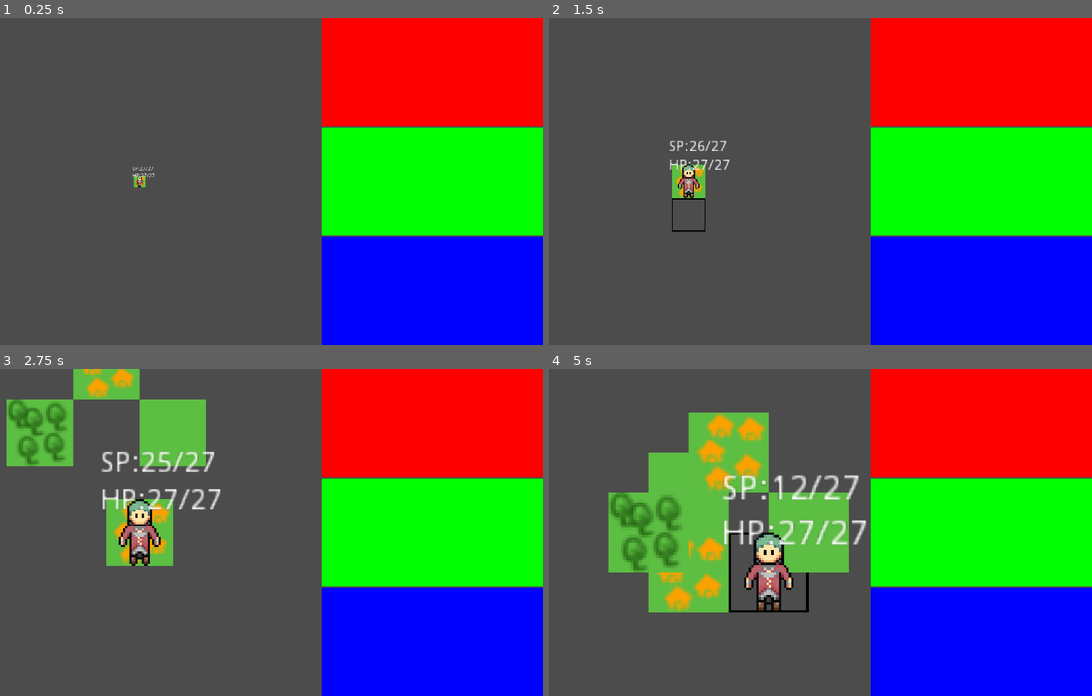
Above: before the commit, frames 1-4 (two rows, left to right).
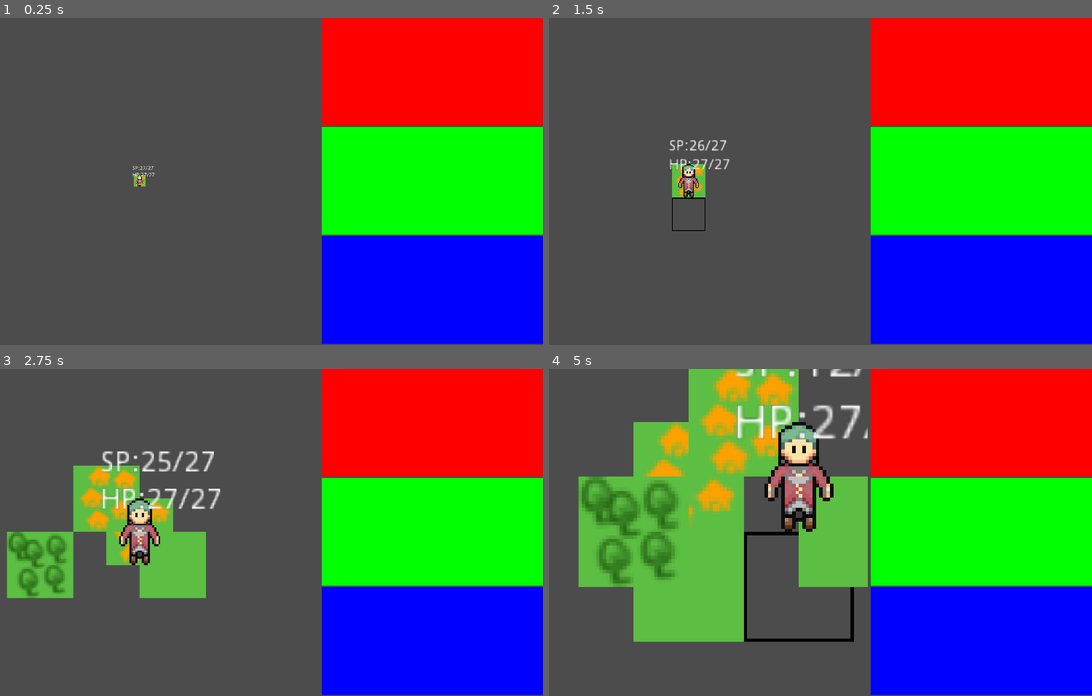
Above: after the commit, the same moments.

Repository: LLBlumire/ldjam46
Game: Godot game, scene res://src/OverviewUI/OverviewUI.tscn
The game is run twice, just before and just after one commit, with the same random seed, the same clock (stepped at 60 frames per second) and the same inputs.
Inputs (mouse positions are in pixels of both pictures, inside the frame that each line leads up to; where the layout moved, square brackets give the same spot in the first picture):
- Up to frame 1 (0.25 s): no input
- Up to frame 2 (1.5 s): move the mouse to (929, 165) at 0.52 s; tap Space (ui_select) at 0.77 s; move the mouse to (684, 197) at 1.27 s
- Up to frame 3 (2.75 s): tap Space (ui_select) at 1.52 s; click (114, 509) at 2.02 s
- Up to frame 4 (5 s): click (722, 565) [722, 434] at 2.75 s; move the mouse to (858, 460) at 3.52 s; move the mouse to (771, 597) at 4.27 s; tap Space (ui_select) at 4.52 s

The runs differ from the first frame. In frame 1, 0.7% of the frame differs, in the area x 24-100%, y 32-100%; in frame 2, 1.0%; in frame 3, 14%; in frame 4, 24%, in the area x 5-100%, y 0-100%.

Commit message:
Random names for each tile

Diff:
--- a/src/OverviewUI/OverviewUI.tscn
+++ b/src/OverviewUI/OverviewUI.tscn
@@ -6,8 +6,12 @@
 [node name="OverviewUI" type="Node2D"]
 
 [node name="SplitScreen" type="HBoxContainer" parent="."]
+anchor_right = 1.0
+anchor_bottom = 1.0
 margin_right = 1920.0
-margin_bottom = 1080.0
+margin_bottom = 1076.0
+grow_horizontal = 0
+grow_vertical = 2
 custom_constants/separation = 10
 alignment = 1
 __meta__ = {
@@ -16,13 +20,13 @@
 
 [node name="ViewportContainer" type="ViewportContainer" parent="SplitScreen"]
 margin_right = 1180.0
-margin_bottom = 1080.0
+margin_bottom = 1076.0
 size_flags_horizontal = 3
 size_flags_stretch_ratio = 1.62
 stretch = true
 
 [node name="Viewport" type="Viewport" parent="SplitScreen/ViewportContainer"]
-size = Vector2( 1180, 1080 )
+size = Vector2( 1180, 1076 )
 handle_input_locally = false
 render_target_update_mode = 3
 
@@ -37,28 +41,28 @@
 [node name="VBoxContainer" type="VBoxContainer" parent="SplitScreen"]
 margin_left = 1190.0
 margin_right = 1920.0
-margin_bottom = 1080.0
+margin_bottom = 1076.0
 size_flags_horizontal = 3
 
 [node name="ColorRect" type="ColorRect" parent="SplitScreen/VBoxContainer"]
 margin_right = 730.0
-margin_bottom = 357.0
+margin_bottom = 356.0
 size_flags_horizontal = 3
 size_flags_vertical = 3
 color = Color( 1, 0, 0, 1 )
 
 [node name="ColorRect2" type="ColorRect" parent="SplitScreen/VBoxContainer"]
-margin_top = 361.0
+margin_top = 360.0
 margin_right = 730.0
-margin_bottom = 718.0
+margin_bottom = 716.0
 size_flags_horizontal = 3
 size_flags_vertical = 3
 color = Color( 0, 1, 0, 1 )
 
 [node name="ColorRect3" type="ColorRect" parent="SplitScreen/VBoxContainer"]
-margin_top = 722.0
+margin_top = 720.0
 margin_right = 730.0
-margin_bottom = 1080.0
+margin_bottom = 1076.0
 size_flags_horizontal = 3
 size_flags_vertical = 3
 color = Color( 0, 0, 1, 1 )
--- a/src/WorldMap/WorldMap.gd
+++ b/src/WorldMap/WorldMap.gd
@@ -3,7 +3,838 @@
 
 signal tile_clicked
 
-const SELECTED: int = 0
+const SELECTED : int = 0
+const CLEAR : int = -1
+const TOWN : int = 0
+const FARMLAND : int = 1
+const GRASSLAND : int = 2
+const WOODS : int = 3
+const HILLS : int = 4
+const SWAMP : int = 5
+const MOUNTAIN : int = 6
+const DESERT : int = 7
+const JUNGLE : int = 8
+const ALPINE : int = 9
+const ARCTIC : int = 10
+const OCEAN : int = 11
+const NAMES = {
+	TOWN: [
+		"Ravenvault",
+		"Kilband",
+		"Chillbell",
+		"Clearvault",
+		"Greenpond",
+		"Bearvale",
+		"Lagoonwater",
+		"Westdrift",
+		"Bearburn",
+		"Bridgewharf",
+		"Glimmerhold",
+		"Stillbreak",
+		"Grimdenn",
+		"Froststrand",
+		"Duskbreach",
+		"Oxband",
+		"Wildeport",
+		"Littlefront",
+		"Lastspire",
+		"Basinwind",
+		"Stagdenn",
+		"Eboncoast",
+		"Falsewind",
+		"Littlefell",
+		"Saltburn",
+		"Stagstorm",
+		"Tradepond",
+		"Rosehelm",
+		"Hollowwall",
+		"Lagoonfalls",
+		"Lakevein",
+		"Basinview",
+		"Staghaven",
+		"Steelham",
+		"Barewatch",
+		"Whalevault",
+		"Fallside",
+		"Ambercoast",
+		"Goldmouth",
+		"Stonewind",
+		"Windhill",
+		"Thorndrift",
+		"Springgarde",
+		"Falsegrove",
+		"Angelmore",
+		"Honeyband",
+		"Basinwall",
+		"Pinespell",
+		"Steephollow",
+		"Ravenbourne",
+		"Boneshell",
+		"Scorchvale",
+		"Kilfield",
+		"Deerhand",
+		"Northwatch",
+		"Slygulf",
+		"Edgebell",
+		"Whitrun",
+		"Goldport",
+		"Pineshell",
+		"Blackborough",
+		"Lakecliff",
+		"Houndhallow",
+		"Muteward",
+		"Ghoststall",
+		"Coldwell",
+		"Goldham",
+		"Grimpass",
+		"Crowguard",
+		"Goldwater",
+		"Staghollow",
+		"Silentforest",
+		"Hazelgrove",
+		"Madholde",
+		"Stoneband",
+		"Heartham",
+		"Scorchstall",
+		"Oldwallow",
+		"Nevergulf",
+		"Brittlepoint",
+		"Mosshaven",
+		"Swiftyard",
+		"Mutedale",
+		"Blackguard",
+		"Flamefalls",
+		"Claystar",
+		"Mighthorn",
+		"Mistfrost",
+		"Silkhold",
+		"Ghostborn",
+		"Smallshell",
+		"Littlepoint",
+		"Bronzespell",
+		"Cliffmouth",
+		"Neverhallow",
+		"Lagoontown",
+		"Cursebell",
+		"Lakecall",
+		"Cliffcoast",
+		"Boulderpoint"
+	],
+	FARMLAND: [
+		"Chicken Egg Pastures",
+		"Green Meadows Fields",
+		"Jolly Green Lands",
+		"Dogwood Farm",
+		"Grand Mountain Fields",
+		"Furball Lands",
+		"Pegasus Meadow",
+		"Blueberry Basket Meadow",
+		"Freedom Gardens",
+		"Big Bear Ranch",
+		"Lock, Stock & Barrel Farmstead",
+		"Bull's Eye Farm",
+		"Mountain Ridge Estate",
+		"Pumpkin Patch Gardens",
+		"Wildflower Farmstead",
+		"Starwood Acres",
+		"Mountainridge Lands",
+		"Mountain Ridge Range",
+		"Dragon Hill Meadow",
+		"Dragontooth Pastures",
+		"Meadowbrooke Gardens",
+		"Rise and Shine Lands",
+		"Ravenwood Fields",
+		"Sleepy Hollow Fields",
+		"Talking Tree Gardens",
+		"Rooster Vineyard",
+		"Happy Range",
+		"Gold Mine Estate",
+		"Hazelwood Lands",
+		"High Hill Ranch",
+		"Borealis Lands",
+		"Green River Farm",
+		"Black Oak Ranch",
+		"Day Break Farms",
+		"Prairie Hills Farm",
+		"Bear Creek Lands",
+		"Furball Pastures",
+		"Red Dog Farms",
+		"Pine Springs Lands",
+		"Tall Oaks Fields",
+		"Big Bear Acres",
+		"Little Acorn Farm",
+		"Shooting Star Range",
+		"Riverview Fields",
+		"Green Haven Farm",
+		"New Spring Vineyard",
+		"Honey Comb Gardens",
+		"Black Dog Fields",
+		"Chestnut Grove Farms",
+		"Lucky Lands",
+		"Riverview Vineyard",
+		"Roadrunner Nursery",
+		"Dragon Hill Vineyard",
+		"Bird's Nest Orchard",
+		"Whitewater Estate",
+		"Canyon Crossing Nursery",
+		"Rosebush Pastures",
+		"Meadowgrove Pastures",
+		"Pine Estate",
+		"Mossy Oak Grange",
+		"Rock Bottom Fields",
+		"Silverbell Vineyard",
+		"Rooster Grange",
+		"Black Hawk Acres",
+		"Elysian Fields",
+		"Crown Meadow Ranch",
+		"Borealis Nursery",
+		"Flying Pig Grange",
+		"Green Meadows Orchard",
+		"Little Wolf Gardens",
+		"Lucky Farm",
+		"New Dawn Gardens",
+		"Green River Farm",
+		"Sunset Grange",
+		"Meadowbrooke Acres",
+		"Moonlight Orchard",
+		"Meadowbrooke Ranch",
+		"Straight Arrow Vineyard",
+		"Roadrunner Nursery",
+		"Thistleberry Ranch",
+		"Furball Acres",
+		"Rolling Oak Estate",
+		"Pine Valley Meadow",
+		"Goose Feather Pastures",
+		"Spring Fountain Pastures",
+		"Moonlight Gardens",
+		"Hidden Creek Fields",
+		"Burning Sands Grange",
+		"Silverbell Pastures",
+		"End of the World Ranch",
+		"Phoenix Ranch",
+		"Lone Oak Gardens",
+		"White Willow Acres",
+		"Prairie Hills Nursery",
+		"Evergreen Range",
+		"Rolling Hills Range",
+		"Moonlight Grange",
+		"Big Oak Gardens",
+		"Cherry Blossom Ranch",
+		"Berry Crest Estate"
+	],
+	GRASSLAND: [
+		"Banded Ant Gardens",
+		"Cloud Jackal Valley",
+		"Laughing Caterpillar Grassland",
+		"Striped Buffalo Gardens",
+		"Glorious Pastures",
+		"Precious Territory",
+		"Detailed Plateau",
+		"Trotois Prairie",
+		"Cliffland Grassland",
+		"Wallinet Expanse",
+		"Northern Frog Steppe",
+		"Dotted Rat Grasslands",
+		"Grand Ant Gardens",
+		"Grassland Crane Plains",
+		"Enchanted Territory",
+		"Magnificent Grassland",
+		"Deep Pastures",
+		"Repencroft Territory",
+		"Oakpids Plateau",
+		"Irrishall Terrain",
+		"Striped Mouse Gardens",
+		"Pacific Crane Plateau",
+		"Maned Bee Terrain",
+		"Ivory Crow Plains",
+		"Luscious Steppe",
+		"Heavenly Steppe",
+		"Windy Range",
+		"Deadville Plains",
+		"Readwick Steppe",
+		"Causasend Territory",
+		"Short-Tailed Ladybug Range",
+		"Prairie Ladybug Territory",
+		"Spotted Bee Meadow",
+		"Noble Gazelle Pastures",
+		"Private Plains",
+		"Mighty Fields",
+		"Simple Valley",
+		"Lamarath Plateau",
+		"Hflisle Territory",
+		"Ogegue Gardens",
+		"Masked Cougar Territory",
+		"Cloud Bear Expanse",
+		"Ebony Eagle Gardens",
+		"Black Warthog Grasslands",
+		"Wandering Savanna",
+		"Whispering Gardens",
+		"Windy Savanna",
+		"Wrentburg Valley",
+		"Nottingboro Plains",
+		"Keelmeuse Gardens",
+		"Eastern Cougar Terrain",
+		"Brown Buzzard Expanse",
+		"Northern Elephant Grassland",
+		"Pacific Groundhog Plains",
+		"Young Range",
+		"Lively Plateau",
+		"Marvelous Gardens",
+		"Waburns Grasslands",
+		"Turlis Plains",
+		"Davelbo Steppe",
+		"Mountain Bison Pastures",
+		"Northern Buzzard Valley",
+		"Black Badger Grasslands",
+		"Banded Baboon Steppe",
+		"Awesome Meadow",
+		"Scattered Gardens",
+		"Young Territory",
+		"Burhead Pastures",
+		"Pascola Steppe",
+		"Lamnan Gardens",
+		"Grass Rhino Grassland",
+		"Imperial Dingo Plateau",
+		"Maned Bison Gardens",
+		"Short-Tailed Lion Pastures",
+		"Deserted Savanna",
+		"Glistening Territory",
+		"Young Pastures",
+		"Chilmont Gardens",
+		"Rowrich Territory",
+		"Dupartane Terrain",
+		"Imperial Frog Prairie",
+		"Western Butterfly Plateau",
+		"Ebony Anaconda Valley",
+		"Speckled Fox Pastures",
+		"Rainy Prairie",
+		"Whispering Grassland",
+		"Glorious Grassland",
+		"Portdows Grassland",
+		"Witfell Fields",
+		"Millcroft Plateau",
+		"Laughing Bird Pastures",
+		"Taiga Chipmunk Steppe",
+		"Southern Lion Steppe",
+		"Giant Rhino Range",
+		"Misty Grasslands",
+		"Unknown Terrain",
+		"Gigantic Valley",
+		"Norpar Plains",
+		"Southshire Range",
+		"Emsmere Grasslands"
+	],
+	WOODS: [
+		"Spectacular Spruce Wilds",
+		"Rare Hazelnut Woodland",
+		"Groovy Wood",
+		"Lively Thicket",
+		"Royal Gazelle Forest",
+		"Brown Okapi Covert",
+		"Northgeo Grove",
+		"Maidmis Woodland",
+		"Baincaster Woods",
+		"Stratdows Forest",
+		"Light Mount Woodland",
+		"Brass Chestnut Woodland",
+		"Colossal Covert",
+		"Lonely Forest",
+		"Pygmy Leopard Timberland",
+		"Laughing Alligator Forest",
+		"Cottlenet Woods",
+		"Flemborough Grove",
+		"Hamram Timberland",
+		"Gaulborg Forest",
+		"Teeny Birch Wilds",
+		"Waiting Tupelo Covert",
+		"Whimsical Timberland",
+		"Enchanted Wood",
+		"Wild Spider Forest",
+		"Brown Crab Timberland",
+		"Votshaw Forest",
+		"Mayden Woodland",
+		"Turborg Forest",
+		"Horsgeo Forest",
+		"Awesome Harlequin Covert",
+		"Regular Harlequin Thicket",
+		"Dramatic Forest",
+		"Dramatic Woods",
+		"Wild Tiger Woodland",
+		"Speckled Panther Wood",
+		"Barringtrie Woodland",
+		"Nicocour Wood",
+		"Coatigus Covert",
+		"Forlants Wood",
+		"Whispering Elderberry Thicket",
+		"Naive Blackberry Woods",
+		"Spiritual Woodland",
+		"Shadow Covert",
+		"Speckled Pygmy Owl Wilds",
+		"Lesser Leopard Wood",
+		"Cochly Grove",
+		"Ingerlinet Timberland",
+		"Argeo Timberland",
+		"Cumbersevain Woods",
+		"Quiet Silverbell Forest",
+		"Foolish Hazelnut Wood",
+		"Jagged Wood",
+		"Pleasant Timberland",
+		"Lesser Fox Timberland",
+		"Royal Frog Forest",
+		"Hartisle Forest",
+		"Lumney Grove",
+		"Autumnborough Forest",
+		"Shauriden Timberland",
+		"Enchanted Linden Woods",
+		"Beautiful Juniper Wood",
+		"Venomous Forest",
+		"Puny Woods",
+		"Speckled Warthog Woodland",
+		"Brown Bandicoot Timberland",
+		"Humbron Forest",
+		"Maychester Wilds",
+		"Parrlet Woods",
+		"Templethon Woodland",
+		"Unique Beech Timberland",
+		"False Maple Timberland",
+		"Tiny Woods",
+		"Marvelous Grove",
+		"White Sunbird Woodland",
+		"Common Bandicoot Covert",
+		"Poncam Covert",
+		"Newwe Woods",
+		"Buchpool Timberland",
+		"Chatfield Timberland",
+		"Wretched Stream Wood",
+		"Misty Hickory Wilds",
+		"Romantic Woodland",
+		"Lush Woodland",
+		"Maned Anteater Timberland",
+		"Pacific Jackal Forest",
+		"Middlebourg Wood",
+		"Trentona Covert",
+		"Readmond Thicket",
+		"Roscola Wilds",
+		"Terrific Birch Wood",
+		"Broad Elderberry Wilds",
+		"Abandoned Timberland",
+		"Faint Thicket",
+		"Savanna Deer Forest",
+		"Little Jaguar Woodland",
+		"Latchmack Woodland",
+		"Turhead Thicket",
+		"Temissons Wood",
+		"Boothvern Thicket"
+	],
+	SWAMP: [
+		"The Rippling Swamp",
+		"The Silent Glades",
+		"Perfumed Glades",
+		"Dying Polder",
+		"Vauxpawa Labyrinth",
+		"Bevercier Abyss",
+		"Roxborg Waters",
+		"The Basin of Deadpon",
+		"The Marsh of Canterher",
+		"The Mangrove of Clareston",
+		"The Pleasant Morass",
+		"The Rocking Abyss",
+		"Foaming Swamp",
+		"Boiling Bowels",
+		"Leecastle Quagmire",
+		"Bellemont Mangrove",
+		"Hasmiota Waters",
+		"The Quagmire of Mansomin",
+		"The Abyss of Grimrial",
+		"The Abyss of Cornmiota",
+		"The Charmed Bog",
+		"The Deepest Glades",
+		"Living Glades",
+		"Majestic Bowels",
+		"Brighsevain Cove",
+		"Fordfield Quag",
+		"Alberwood Mire",
+		"The Polder of Huntingston",
+		"The Mangrove of Burboia",
+		"The Wetlands of Hillan",
+		"The Dense Wetlands",
+		"The Slumbrous Mire",
+		"Tinted Glades",
+		"Tortoise Glades",
+		"Carboham Quag",
+		"Shelton Basin",
+		"Gallanworth Bog",
+		"The Basin of Corroy",
+		"The Glades of Minigan",
+		"The Cove of Jolris",
+		"The Treacherous Cove",
+		"The Infinite Abyss",
+		"Rough Bowels",
+		"Dread Marsh",
+		"Shiphead Glades",
+		"Raysonee Marsh",
+		"Smithstrie Glades",
+		"The Quag of Tuntrie",
+		"The Abyss of Flatby",
+		"The Mire of Rochwater",
+		"The Perfumed Slough",
+		"The Infinite Basin",
+		"Homeless Quagmire",
+		"Black Slough",
+		"Windsor Glades",
+		"Ambel Labyrinth",
+		"Radning Abyss",
+		"The Marsh of Kinibrook",
+		"The Cove of Arlingfield",
+		"The Bog of Itumouth",
+		"The Sparkling Basin",
+		"The Troubled Mangrove",
+		"Raging Slough",
+		"Soundless Waters",
+		"Malarthon Quag",
+		"Cowanline Morass",
+		"Yorkcola Quag",
+		"The Slough of Fairmar",
+		"The Basin of Nicoview",
+		"The Bog of Salistou",
+		"The Blue Labyrinth",
+		"The Arrowhead Quag",
+		"Lotus Slough",
+		"Glistening Wetlands",
+		"Broscam Bog",
+		"Birmingrock Mangrove",
+		"Riverval Bog",
+		"The Glades of Camport",
+		"The Waters of Grandmont",
+		"The Polder of Granminster",
+		"The Eastern Slough",
+		"The Rough Cove",
+		"Dense Basin",
+		"Unfathomed Polder",
+		"Berkholm Cove",
+		"Coaticoln Bowels",
+		"Esterlin Slough",
+		"The Quagmire of Colry",
+		"The Bog of Winland",
+		"The Basin of Maratane",
+		"The Blue Slough",
+		"The Living Basin",
+		"Wrinkled Labyrinth",
+		"Laughing Cove",
+		"Rosberg Bowels",
+		"Kerrograve Marsh",
+		"Horsware Swamp",
+		"The Glades of Atipon",
+		"The Mire of Blainswell",
+		"The Abyss of Sufdeen"
+	],
+	MOUNTAIN: [
+		"The Dangerous Volcano",
+		"The Adamantine Hill",
+		"The Prickly Hillside",
+		"The Enormous Rise",
+		"Gamnora Pinnacle",
+		"Tillrane Slopes",
+		"Blackdiac Hillside",
+		"Calram Bluff",
+		"Sufpids Pinnacle",
+		"Varencier Bluff",
+		"The Southern Highlands",
+		"The Towering Slopes",
+		"The Windy Highlands",
+		"The Mammoth Bluff",
+		"Rugcouche Tops",
+		"Calsons Pinnacle",
+		"Humgonie Peaks",
+		"Tolmark Rise",
+		"Wallsomin Bluff",
+		"Nokolodge Mountains",
+		"The Hopeless Bluff",
+		"The Ice-Crowned Volcano",
+		"The Golden Peaks",
+		"The Fabled Peaks",
+		"Stannola Heights",
+		"Pasdown Highlands",
+		"Orovons Rise",
+		"Brighboro Tips",
+		"Bloomtonas Slopes",
+		"Bromcouche Highlands",
+		"The Restless Hills",
+		"The Jagged Rise",
+		"The Relentless Peaks",
+		"The Ever Reaching Heights",
+		"Bollodge Peaks",
+		"Golmeda Tips",
+		"Sunderval Mountain",
+		"Berkwater Highland",
+		"Mensmouth Tops",
+		"Rosewin Heights",
+		"The Savage Slopes",
+		"The Infernal Summit",
+		"The Remote Bluff",
+		"The Mysterious Tops",
+		"Ecklan Bluff",
+		"Oxforte Pinnacle",
+		"Marlshire Tips",
+		"Rowgrave Tips",
+		"Hebfail Pinnacle",
+		"Causabron Highland",
+		"The Hungry Highlands",
+		"The White Tips",
+		"The Fearsome Slopes",
+		"The Frozen Highlands",
+		"Corwe Hill",
+		"Berthierley Pinnacle",
+		"Trayville Heights",
+		"Churchgar Mountain",
+		"Causabel Peaks",
+		"Votwaki Mountains",
+		"The Isolated Hills",
+		"The Windy Summit",
+		"The Gold Peaks",
+		"The Ethereal Tips",
+		"Davellinet Bluff",
+		"Oroguay Peaks",
+		"Ganshire Hill",
+		"Windnora Highland",
+		"Coston Summit",
+		"Pacburns Mountains",
+		"The Mammoth Hill",
+		"The Distant Mountains",
+		"The Scarlet Heights",
+		"The Slumbering Tips",
+		"Farmingforte Bluff",
+		"Ridgelinet Volcano",
+		"Sunmeda Mountain",
+		"Middlescastle Hill",
+		"Yarchester Rise",
+		"Pelwich Hillside",
+		"The Ancient Mountain",
+		"The Thundering Hills",
+		"The Calmest Peaks",
+		"The Laughing Summit",
+		"Mataway Pinnacle",
+		"Galdown Hill",
+		"Leisle Highlands",
+		"Bienneau Highlands",
+		"Innisdover Highlands",
+		"Grafworth Rise",
+		"The Monstrous Highland",
+		"The Titanic Mountains",
+		"The Gigantic Hills",
+		"The Whispering Mountain",
+		"Plaijour Volcano",
+		"Dartdon Hillside",
+		"Bolsea Hillside",
+		"Norcam Highlands",
+		"Gilvista Heights",
+		"Gretmiota Tips"
+	],
+	DESERT: [
+		"The Calm Fields",
+		"The Dangerous Savanna",
+		"The Sterile Fields",
+		"The Twisting Steppes",
+		"The Waterless Tundra",
+		"Dangerous Wilderness",
+		"Bare Flatlands",
+		"Voiceless Hinterland",
+		"Bleak Tundra",
+		"Sly Hinterland",
+		"The Northern Expanse",
+		"The Sly Wilderness",
+		"The Yellow Wilds",
+		"The Restless Frontier",
+		"The Arid Hinterland",
+		"Treacherous Savanna",
+		"Rocky Fields",
+		"Black Tundra",
+		"Moaning Wastes",
+		"Desolated Fields",
+		"The Lightest Badlands",
+		"The Dark Wilderness",
+		"The Frozen Expanse",
+		"The Waterless Wilds",
+		"The Restless Savanna",
+		"Malevolent Grasslands",
+		"Unknown Prairie",
+		"Malevolent Barrens",
+		"Flat Borderlands",
+		"Darkest Wastes",
+		"The Enchanted Prairie",
+		"The Dry Hinterland",
+		"The Dreary Hinterland",
+		"The Malicious Wasteland",
+		"The Voiceless Wilds",
+		"Dreadful Steppes",
+		"Southern Wastes",
+		"Malevolent Savanna",
+		"Calmest Tundra",
+		"Treacherous Fields",
+		"The Feared Wilds",
+		"The Thundering Barrens",
+		"The Cursed Fields",
+		"The Uninteresting Wilds",
+		"The Burning Steppes",
+		"Windy Emptiness",
+		"Violent Tundra",
+		"Twisting Savanna",
+		"Southern Expanse",
+		"Empty Borderlands",
+		"The Bone-Dry Frontier",
+		"The Hellish Expanse",
+		"The Thundering Expanse",
+		"The Neverending Wastes",
+		"The Empty Frontier",
+		"Malicious Frontier",
+		"Painful Frontier",
+		"Narrow Prairie",
+		"Charmed Badlands",
+		"Twisting Emptiness",
+		"The Arctic Wasteland",
+		"The Hot Tundra",
+		"The Quiet Wastes",
+		"The Narrow Savanna",
+		"The Charmed Flatlands",
+		"Mighty Hinterland",
+		"Grim Fields",
+		"Decayed Savanna",
+		"Mighty Frontier",
+		"Dangerous Frontier",
+		"The Ethereal Expanse",
+		"The Scorched Desert",
+		"The Eastern Savanna",
+		"The Ethereal Frontier",
+		"The Scorched Savanna",
+		"Scorched Desert",
+		"Desolate Flatlands",
+		"Mirrored Wilderness",
+		"Arctic Desert",
+		"Feared Tundra",
+		"The Quiet Wastes",
+		"The Boiling Frontier",
+		"The Windy Emptiness",
+		"The Dreaded Wasteland",
+		"The Restless Grasslands",
+		"Restless Emptiness",
+		"Calmest Frontier",
+		"Yellow Frontier",
+		"Violent Wilderness",
+		"Cunning Grasslands",
+		"The Mysterious Emptiness",
+		"The Haunted Wilderness",
+		"The Dehydrated Wasteland",
+		"The Red Borderlands",
+		"The Unknown Prairie",
+		"Dry Frontier",
+		"Dreadful Savanna",
+		"Lifeless Savanna",
+		"Forbidden Wilderness",
+		"Soundless Grasslands"
+	],
+	JUNGLE: [
+		"The Rugged Jungle",
+		"The Shimmering Rain Forest",
+		"The Elephant Tusk Wilderness",
+		"The Sterile Jungles",
+		"The Misty Gardens",
+		"The Orangutan Garden",
+		"The Jungle of Lanwagay",
+		"Ceeldweyna Jungles",
+		"Naila Tropics",
+		"Manyale Paradise",
+		"The Stormy Jungle",
+		"The Tigress Wilds",
+		"The Distant Wilds",
+		"The Raging Gardens",
+		"The Ferocious Tropics",
+		"The Peaceful Jungle",
+		"The Wilderness of Tayu",
+		"Gawak Rain Forest",
+		"Abuco Tropics",
+		"Tubit Wilds",
+		"The Elephant Garden",
+		"The Ancient Rain Forest",
+		"The Lionroar Jungles",
+		"The Sad Wilds",
+		"The Scented Jungle",
+		"The Wailing Tropics",
+		"The Wilds of Yarisia",
+		"Balliharro Rain Forest",
+		"Kerureria Gardens",
+		"Dhajir Rain Forest",
+		"The Flower Tropics",
+		"The Haunted Paradise",
+		"The Blazing Rain Forest",
+		"The Wailing Wild",
+		"The Moonlit Wilderness",
+		"The Rugged Garden",
+		"The Wild of Pumdweyne",
+		"Buurdsumu Wild",
+		"Galzi Bush",
+		"Rumasa Garden",
+		"The Anaconda Bush",
+		"The Emperor Rain Forest",
+		"The Baboon Paradise",
+		"The Lioness Bush",
+		"The Thundering Wilderness",
+		"The Thundering Wild",
+		"The Wild of Arabraf",
+		"Galinvine Jungles",
+		"Qortein Wild",
+		"Soringo Wilderness",
+		"The Voiceless Gardens",
+		"The Turbulent Jungle",
+		"The Primate Wild",
+		"The Crocodile Gardens",
+		"The Cougar Paradise",
+		"The Spider Tropics",
+		"The Garden of Siavasha",
+		"Banban Jungle",
+		"Gute Rain Forest",
+		"Zeisamo Wilderness",
+		"The Brutal Gardens",
+		"The Lionroar Garden",
+		"The Titan Wilderness",
+		"The Waking Rain Forest",
+		"The Royal Lion Wilds",
+		"The Slumbering Gardens",
+		"The Jungle of Aver",
+		"Raroka Jungles",
+		"Jarigema Wilds",
+		"Basamo Bush",
+		"The Waking Garden",
+		"The Moonlit Jungles",
+		"The Sleeping Wild",
+		"The Windless Wilds",
+		"The Scarlet Wilderness",
+		"The Scented Bush",
+		"The Bush of Colguban",
+		"Marsabuur Bush",
+		"Kakadagaruen Wilderness",
+		"Kiamgale Bush",
+		"The Silent Wilds",
+		"The Violent Gardens",
+		"The Tempest Garden",
+		"The Tempest Rain Forest",
+		"The Hungry Wild",
+		"The White Tiger Wilderness",
+		"The Jungles of Garoni",
+		"Galhaw Paradise",
+		"Kuhaarreey Gardens",
+		"Bojabe Wild",
+		"The Plain Wild",
+		"The Red Garden",
+		"The Ocelot Wilderness",
+		"The Preying Wilds",
+		"The Thornbush Tropics",
+		"The Black Rhino Tropics",
+		"The Wild of Malalaba",
+		"Pumwakayo Gardens",
+		"Faramanga Jungle",
+		"Kitasumu Gardens"
+	]
+}
 
 var mouse_cursor: Vector2
 var click_cursor: Vector2
@@ -16,6 +847,7 @@
 var building_flag : bool = false
 var lower_bounds : Vector2 = Vector2(0, 0)
 var upper_bounds : Vector2 = Vector2(0, 0)
+var tile_data : Dictionary = {}
 
 # Called when the node enters the scene tree for the first time.
 func _ready():
@@ -60,6 +892,7 @@
 
 func place_tile(location: Vector2, tile: int):
 	world_tile_map.set_cell(location.x, location.y, 0, false, false, false, Vector2(tile, 0))
+	tile_data[location] = get_tile_name(tile)
 	if tile == 0:
 		world_node.spawn_adventurer(location)
 	neighbour_mask.set_cellv(location, 0)
@@ -76,3 +909,12 @@
 		upper_bounds.x = world_loc.x
 	if world_loc.y > upper_bounds.y:
 		lower_bounds.y = world_loc.y
+
+func get_tile_name(tile: int):
+	if tile == ARCTIC:
+		return "The Cold"
+	if tile == ALPINE:
+		tile = MOUNTAIN
+	if tile == HILLS:
+		tile = MOUNTAIN
+	return NAMES[tile][randi() % NAMES.size()]
